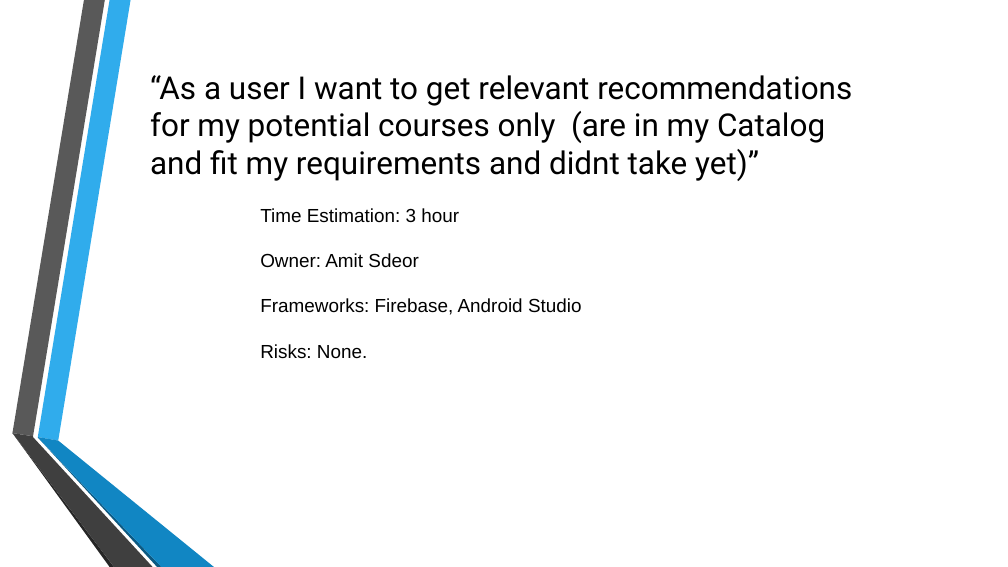
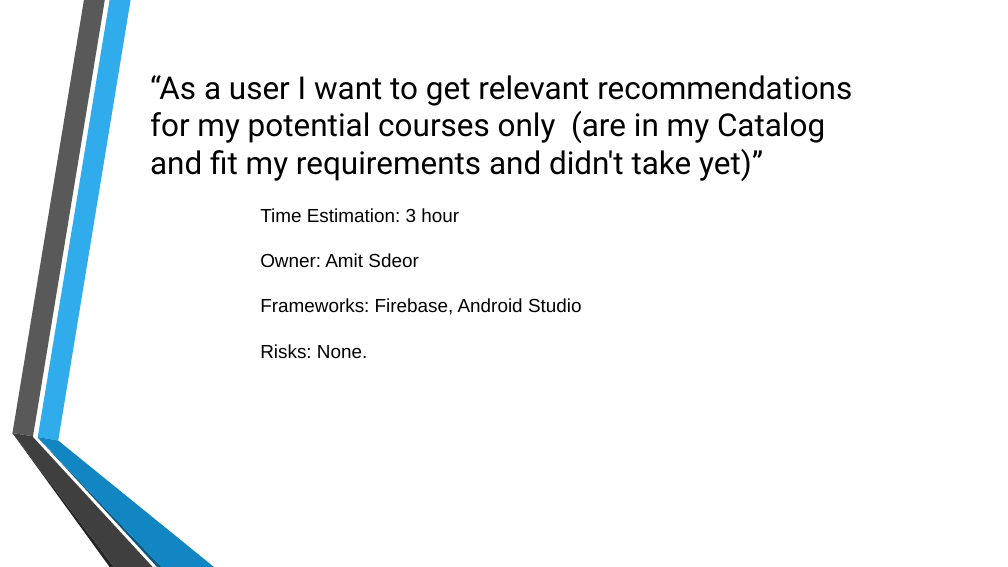
Before and after one commit to royhirsch1/BackPackBuddy, a slide deck: slide 16 of Course freak.pptx (slide 10 before the commit). Drawn at 1008x567 pixels with LibreOffice and Linux fonts; fonts in the diff are those of the drawing; background and template pictures are left out. Boxes give left, top, right and bottom in pixels: in the first picture for what was removed or moved away, otherwise in the second. Text is boxed around its words. In the diff, an @@ line names an element or a change of style, - is before the commit and + after.

```diff
--- a/Course freak.pptx
+++ b/Course freak.pptx
@@ text at [150,75,852,181]: text changed @@
-“As a user I want to get relevant recommendations for my potential courses only (are in my Catalog and fit my requirements and didnt take yet)”
+“As a user I want to get relevant recommendations for my potential courses only (are in my Catalog and fit my requirements and didn't take yet)”
```
Also in this commit, not shown: 1 other slide changed, 3 slides added, 1 slide removed.
